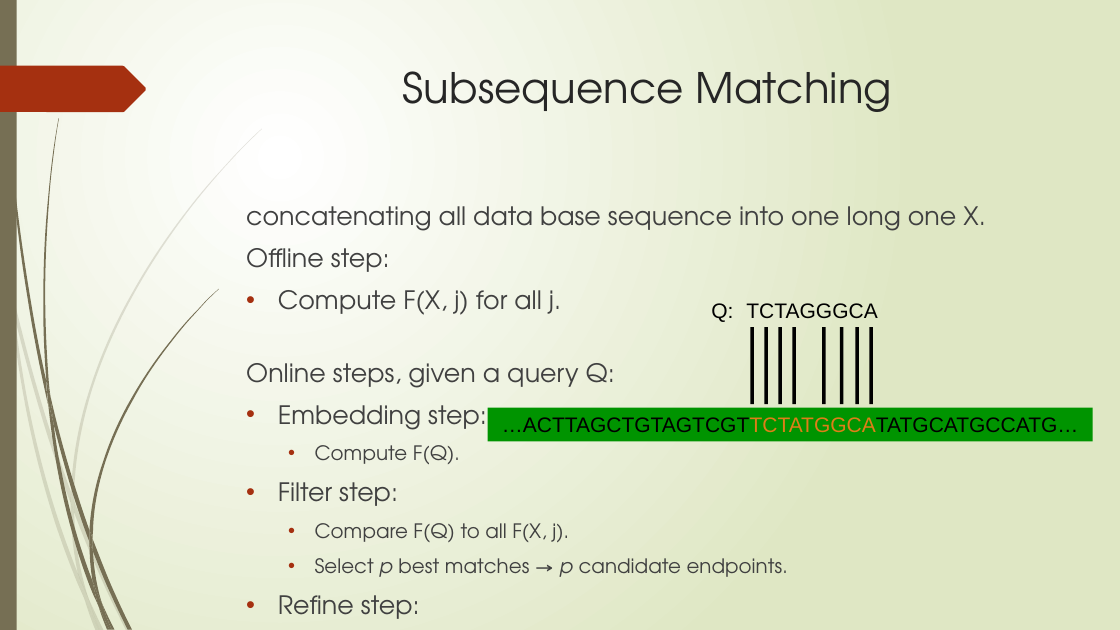
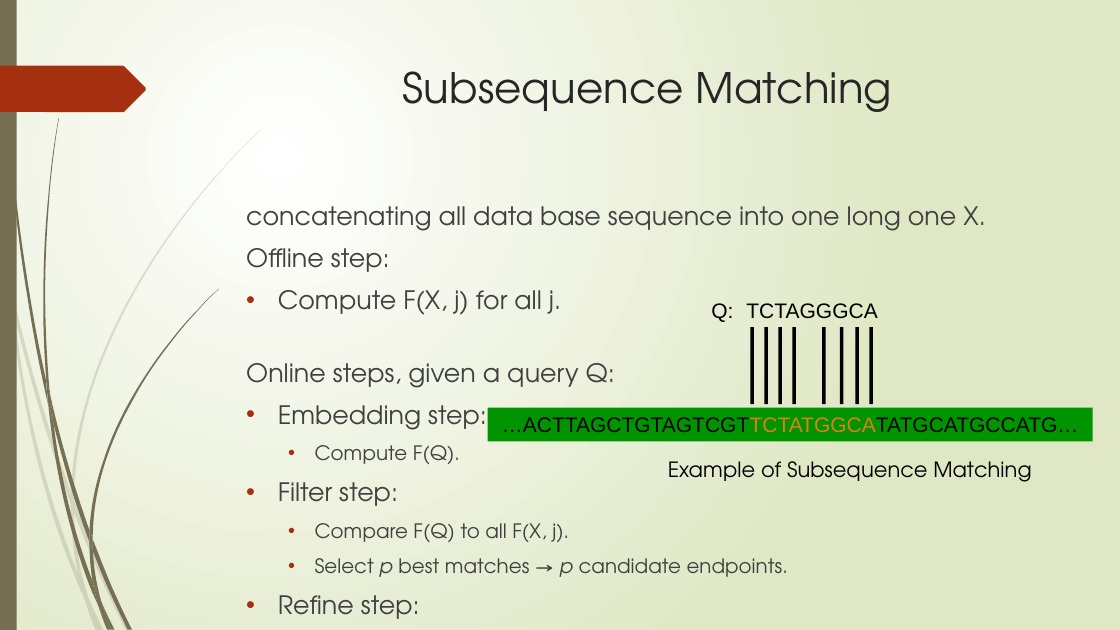
Before and after one commit to zixiaojindao/time-series-survey, a slide deck: slide 27 of slide/tsdm.pptx. Drawn at 1120x630 pixels with LibreOffice and Linux fonts; fonts in the diff are those of the drawing. Boxes give left, top, right and bottom in pixels: in the first picture for what was removed or moved away, otherwise in the second. Text is boxed around its words. In the diff, an @@ line names an element or a change of style, - is before the commit and + after.

```diff
--- a/slide/tsdm.pptx
+++ b/slide/tsdm.pptx
@@ text added at (668,461,1031,482), 18 pt, text #000000 @@
+Example of Subsequence Matching
```
Also in this commit, not shown: 4 other slides changed.
